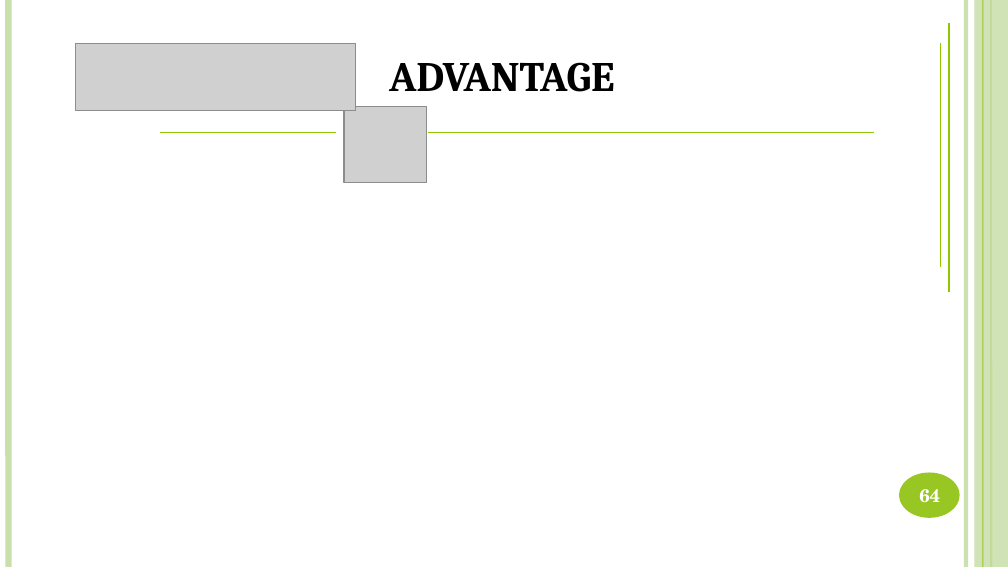
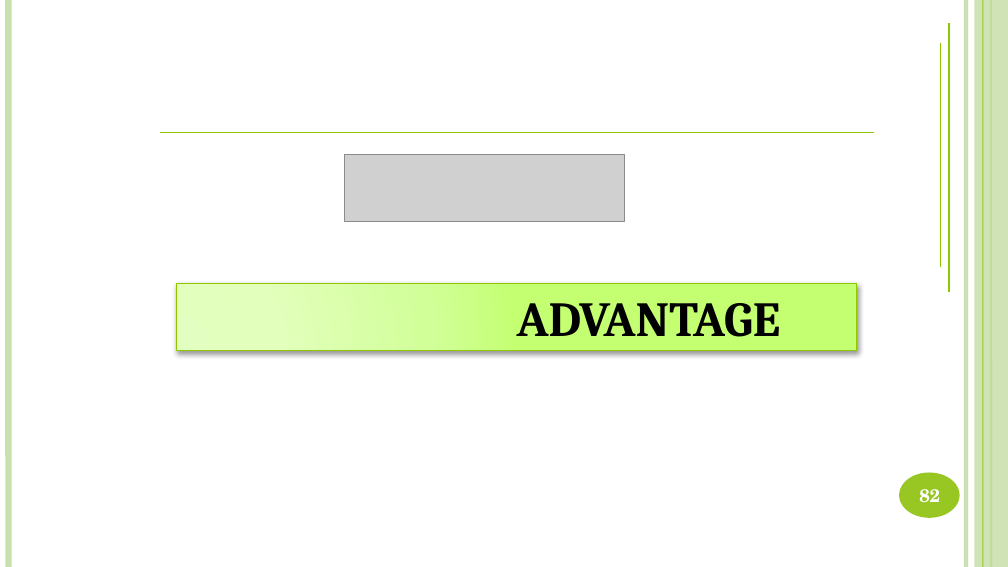
Before and after one commit to DanhLT2/Slide-Unistar, a slide deck: slide 82 of Slide-UniStar/UniStar.pptx (slide 64 before the commit). Drawn at 1008x567 pixels with LibreOffice and Linux fonts; fonts in the diff are those of the drawing; grey boxes stand for pictures. Boxes give left, top, right and bottom in pixels: in the first picture for what was removed or moved away, otherwise in the second. Text is boxed around its words. In the diff, an @@ line names an element or a change of style, - is before the commit and + after.

```diff
--- a/Slide-UniStar/UniStar.pptx
+++ b/Slide-UniStar/UniStar.pptx
@@ picture removed at [344, 107, 425, 182] @@
@@ line moved from (428, 132) - (874, 132) to (159, 132) - (874, 132) @@
@@ picture: place and size @@
-picture at [76, 43, 356, 111]
+picture at [345, 155, 625, 223]
@@ title "ADVANTAGE": place and size @@
-title "ADVANTAGE" at [389, 62, 615, 92]
+title "ADVANTAGE" at [176, 283, 857, 351]
@@ title "ADVANTAGE" at [176, 283, 857, 351]: size 30 to 35 pt; alignment left to centre; fill none to gradient #E4FFC2 to #E1FFBC to #D2FF99 to #C5FF73; outline none to #8FC800 1 pt; shadow on @@
@@ page number at [919, 489, 940, 503]: text changed @@
-64
+82
```
Also in this commit, not shown: 13 other slides changed, 21 slides added, 5 slides removed, 2 other files.
